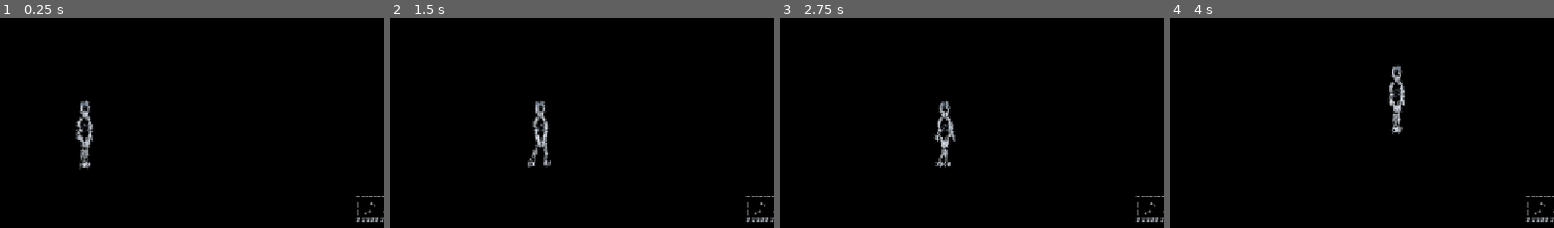
Above: before the commit, frames 1-4 (left to right).
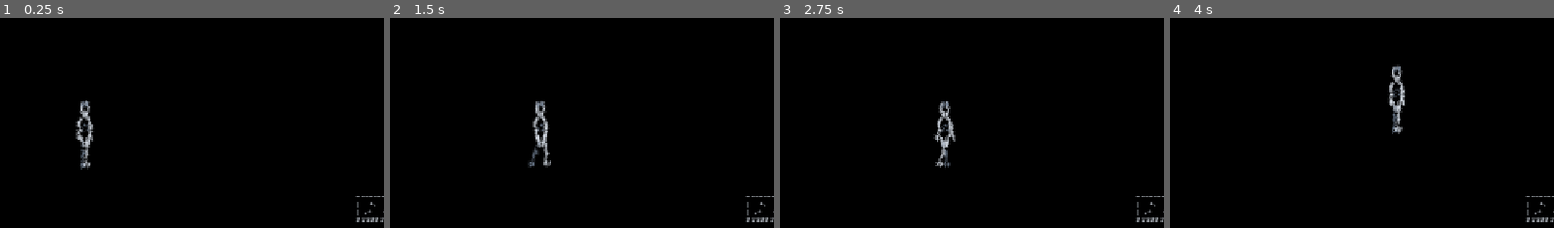
Above: after the commit, the same moments.

Repository: rifatsidik/textborn
Game: Godot game, scene res://scenes/main.tscn
Two runs of this game, one before a commit and one after it. Both use one fixed random seed, a clock stepped at 60 frames per second and the inputs below.
Inputs:
- Up to frame 1 (0.25 s): no input
- Up to frame 2 (1.5 s): tap Enter (ui_accept) at 0.5, 0.77 s; hold Right (ui_right) from 0.53 s (still down)
- Up to frame 3 (2.75 s): tap Enter (ui_accept) at 1.52 s; release Right (ui_right) at 2.03 s; hold Left (ui_left) from 2.03 s (still down)
- Up to frame 4 (4 s): release Left (ui_left) at 2.78 s; hold Right (ui_right) from 2.78 s (still down); tap Enter (ui_accept) at 3.02, 3.77 s
The pictures show only the part of the screen within x 0-50%, y 50-100%; the shares and areas given below are measured in that part.

The runs differ from the first frame. In frame 1, 0.1% of the frame differs, in the area x 20-23%, y 58-73%; in frame 2, 0.2%, in the area x 35-42%, y 58-72%; in frame 3, 0.1%; in frame 4, 0.1%.

Commit message:
Separate near and far leg contours for depth

Diff:
--- a/systems/glyph_renderer.gd
+++ b/systems/glyph_renderer.gd
@@ -60,15 +60,16 @@
     _limb(le, lh, 2.0, ink, 37)
     _limb(rs, re, 3.0, ink, 41)
     _limb(re, rh, 2.0, ink, 43)
-    _limb(lhip, lk, 3.2, ink, 47)
-    _limb(lk, la, 2.5, ink, 53)
-    _limb(rhip, rk, 3.2, ink, 59)
-    _limb(rk, ra, 2.5, ink, 61)
+    # Far leg is quieter and drawn first; the near leg carries the clear contour.
+    _limb(lhip, lk, 2.6, dim, 47)
+    _limb(lk, la, 2.0, dim, 53)
+    _limb(rhip, rk, 3.0, ink, 59)
+    _limb(rk, ra, 2.3, ink, 61)
 
     # Hands and feet: short contour strokes only.
     _path(PackedVector2Array([lh + Vector2(-1, -1), lh + Vector2(1, 2), lh + Vector2(2, 4)]), ink, 67, false)
     _path(PackedVector2Array([rh + Vector2(-1, -1), rh + Vector2(1, 2), rh + Vector2(2, 4)]), ink, 71, false)
-    _path(PackedVector2Array([la + Vector2(-2, 0), la + Vector2(5, 0), la + Vector2(7, 1)]), ink, 73, false)
+    _path(PackedVector2Array([la + Vector2(-1, 0), la + Vector2(4, 0.5), la + Vector2(6, 1.5)]), dim, 73, false)
     _path(PackedVector2Array([ra + Vector2(-2, 0), ra + Vector2(5, 0), ra + Vector2(7, 1)]), ink, 79, false)
 
 func _ellipse_outline(center: Vector2, radius: Vector2, color: Color, seed: int) -> void:
